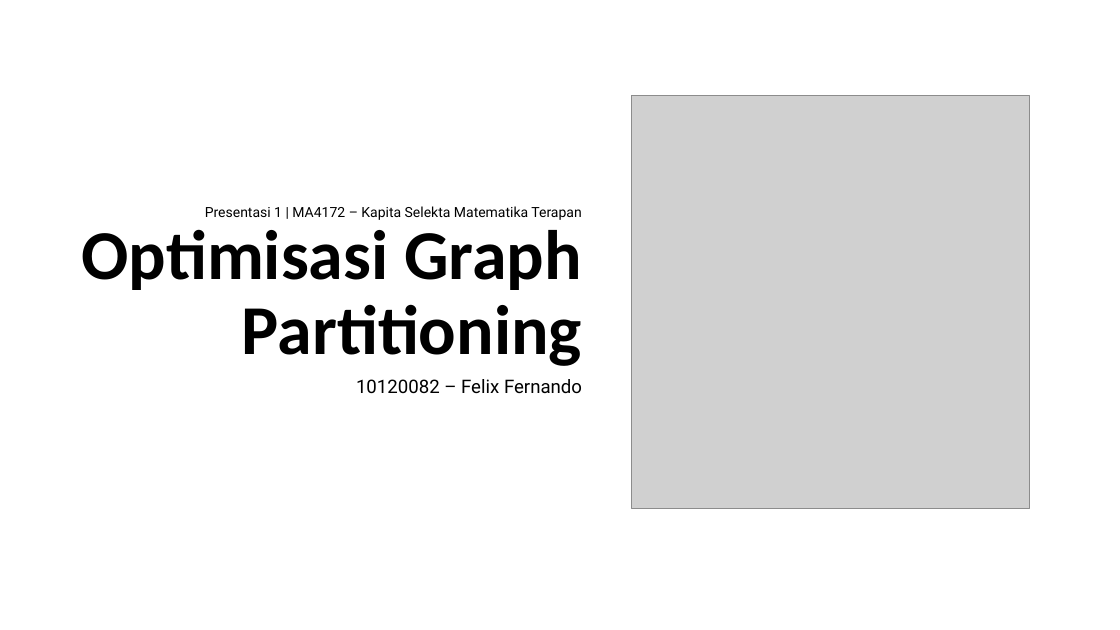
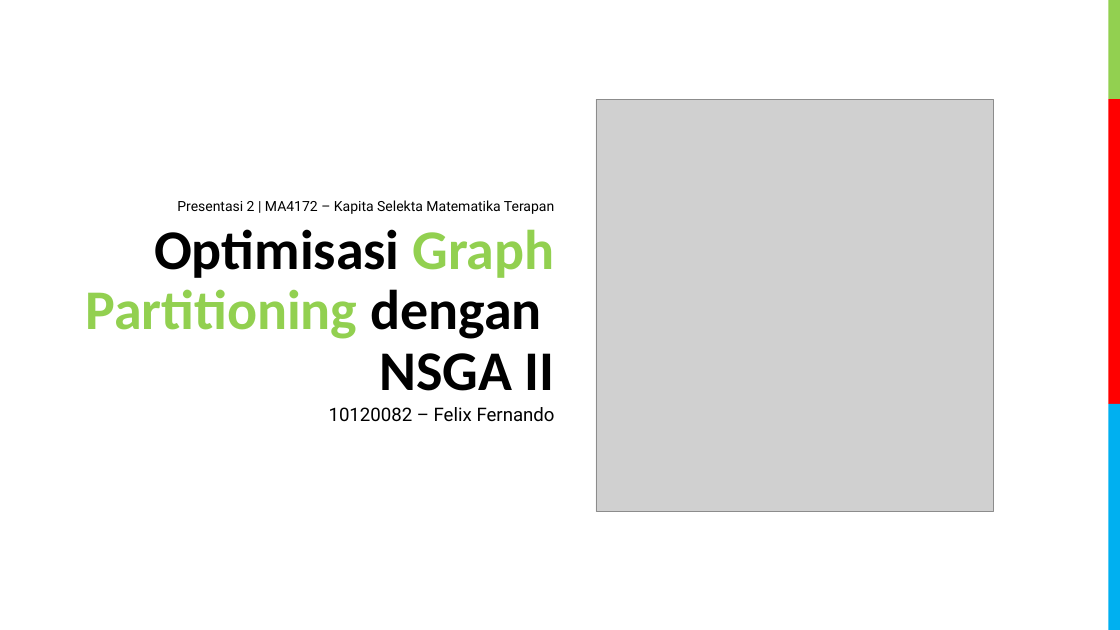
Before and after one commit to FelixFern/Graph-Partitioning-Optimization, a slide deck: slide 1 of documents/Graph Partitioning.pptx. Drawn at 1120x630 pixels with LibreOffice and Linux fonts; fonts in the diff are those of the drawing; grey boxes stand for pictures. Boxes give left, top, right and bottom in pixels: in the first picture for what was removed or moved away, otherwise in the second. Text is boxed around its words. In the diff, an @@ line names an element or a change of style, - is before the commit and + after.

```diff
--- a/documents/Graph Partitioning.pptx
+++ b/documents/Graph Partitioning.pptx
@@ rectangle added at (1108,0,1120,99), fill #92D050 @@
@@ picture: place and size @@
-picture at (632,96,1029,508)
+picture at (596,99,993,512)
@@ rectangle added at (1109,100,1120,405), fill #FF0000 @@
@@ text at (177,200,554,214): text changed @@
-Presentasi 1 | MA4172 – Kapita Selekta Matematika Terapan
+Presentasi 2 | MA4172 – Kapita Selekta Matematika Terapan
@@ title at (85,229,555,391): text changed; size 60 to 48 pt @@
-Optimisasi Graph Partitioning
+Optimisasi Graph Partitioning dengan
+NSGA II
@@ subtitle "10120082 – Felix Fernando": place and size @@
-subtitle "10120082 – Felix Fernando" at (356,379,582,394)
+subtitle "10120082 – Felix Fernando" at (329,407,555,422)
@@ rectangle added at (1109,405,1120,630), fill #00B0F0 @@
```
Also in this commit, not shown: 8 other slides changed, 32 slides added, 3 slides removed, 21 other files.
